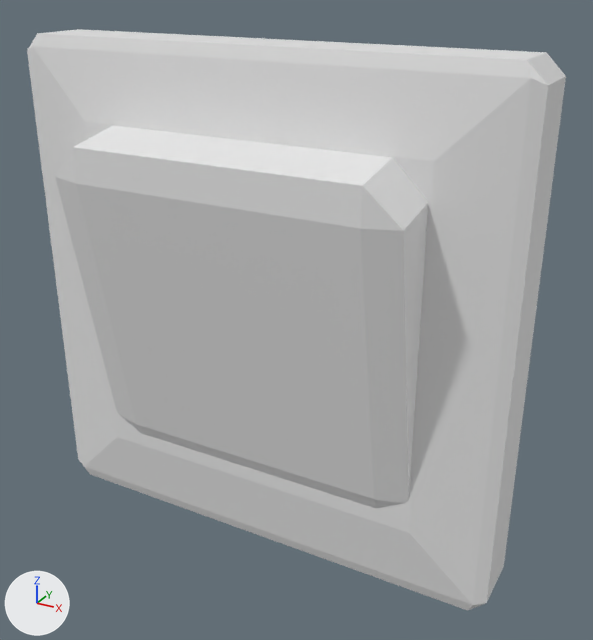
One commit to the Blender file Four Rooms Unity Project/Assets/Models/_blend files/Выключатель.blend: the scene before it, then after it.
Camera for both pictures: a 50 mm camera at (0.0406, -0.0707, 0.0334) aimed at (0.0041, -0.0042, 0.0002). Lighting does not change. The marker at lower left points along +X, +Y and +Z.

The first picture shows 'Куб', 'Куб.001'.
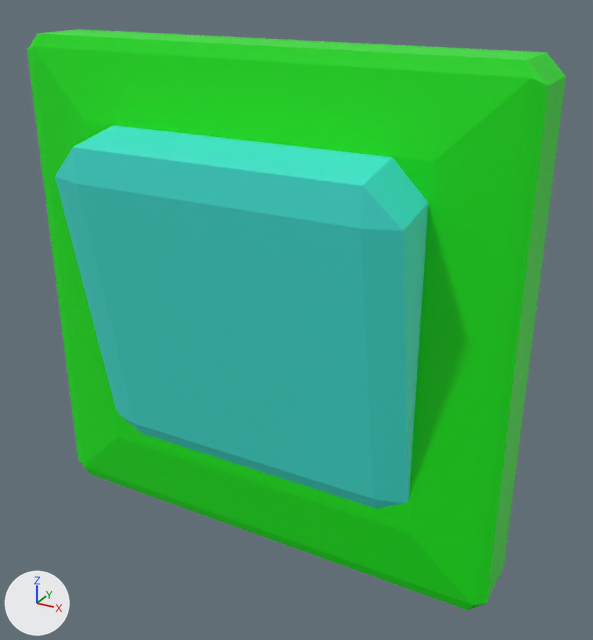
The newer file is also rescaled (x2.829), turned or shifted as a whole; pictures and numbers use the older file's frame.

Pixel boxes (x1, y1, x2, y2) of what changed, in the pictures (593 x 640 px):
'Куб', recoloured (grey to green)
    both: (27, 29, 566, 610)
'Куб.001', recoloured (grey to cyan)
    both: (55, 125, 428, 508)

What the commit changed:
Material 'Материал.001' (mat_материал_001) is new.
Its base color is (0.0562, 0.8, 0.689) (cyan #43e7d8).
Material 'Материал' (mat_материал) is new.
Its base color is (0.00563, 0.8, 0.00604) (green #11e712).
me_куб has 28 vertices, 30 faces and spans x -1.0..1.0, y -0.12..0.16, z -1.0..1.0.
me_куб now uses material mat_материал (green #11e712).
me_куб_001 has 24 vertices, 26 faces and spans x -0.686..0.686, y -0.249..0.249, z -0.697..0.697.
me_куб_001 now uses material mat_материал_001 (cyan #43e7d8).
